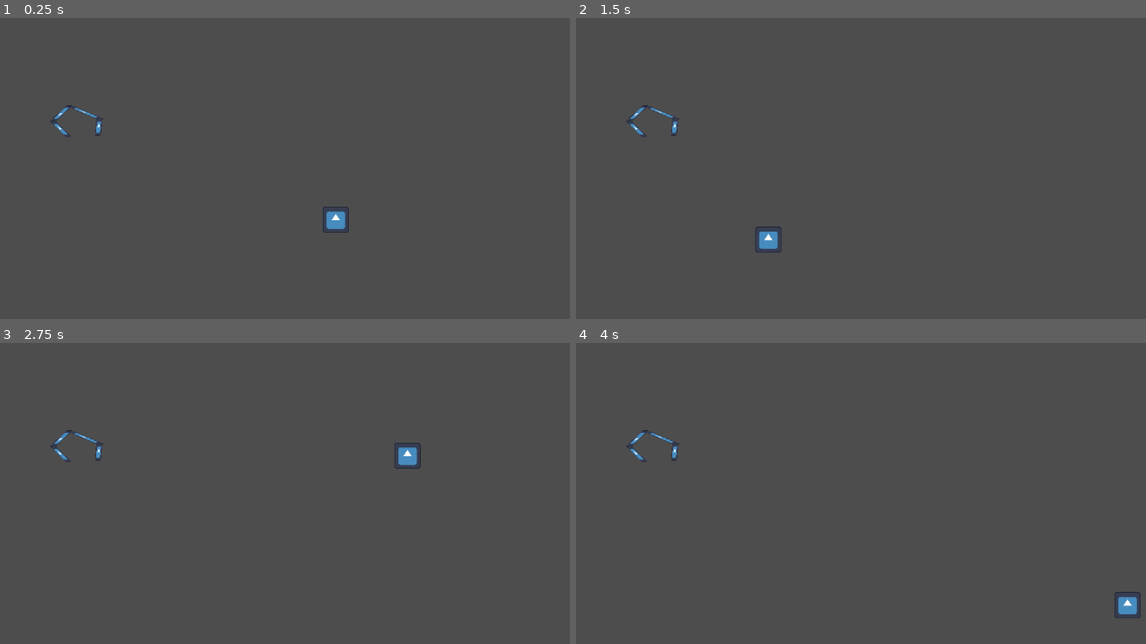
Above: before the commit, frames 1-4 (two rows, left to right).
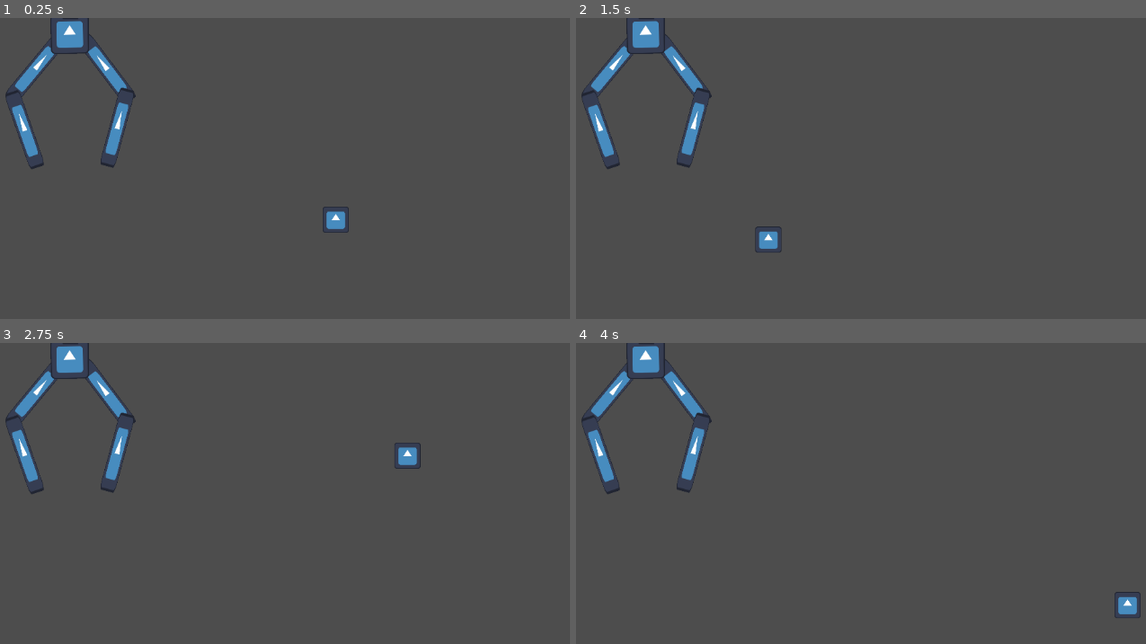
Above: after the commit, the same moments.

Repository: blueegreen/StuartEd
Game: Godot game, scene res://Scenes/claw.tscn
Two runs of this game, one before a commit and one after it. Both use one fixed random seed, a clock stepped at 60 frames per second and the inputs below. This scene is started directly instead of the project's main scene. The engine's default icon, where the game draws it, is replaced by a stand-in: a white triangle on a blue panel in a dark square.
Inputs (mouse positions are in pixels of both pictures, inside the frame that each line leads up to):
- Up to frame 1 (0.25 s): no input
- Up to frame 2 (1.5 s): tap Enter at 0.5 s; move the mouse to (1071, 198) at 0.52 s; press the mouse at (1071, 198) at 0.53 s; hold D (right) from 0.53 s (still down); tap W (up) at 0.77 s; tap Space at 1.25 s; move the mouse to (769, 240) at 1.27 s; release the mouse at (769, 240) at 1.28 s; click (769, 240) at 1.35 s
- Up to frame 3 (2.75 s): tap W (up) at 1.52 s; tap Enter at 2 s; move the mouse to (410, 457) at 2.02 s; release D (right) at 2.03 s; press the mouse at (410, 457) at 2.03 s; hold A (left) from 2.03 s (still down)
- Up to frame 4 (4 s): tap Space at 2.75 s; move the mouse to (878, 625) at 2.77 s; release A (left) at 2.78 s; release the mouse at (878, 625) at 2.78 s; hold D (right) from 2.78 s (still down); click (878, 625) at 2.85 s; tap W (up) at 3.02, 3.77 s; tap Enter at 3.5 s; move the mouse to (1128, 604) at 3.52 s; press the mouse at (1128, 604) at 3.53 s

The runs differ from the first frame. In frame 1, 2.4% of the frame differs, in the area x 0-24%, y 0-51%; in frame 2, 2.4%; in frame 3, 2.4%; in frame 4, 2.4%.

Commit message:
@blueegreen mere se rigging nhi hoo rah aap bata do kaise karte hai
claw script

Diff:
--- a/Scenes/claw.tscn
+++ b/Scenes/claw.tscn
@@ -4,13 +4,12 @@
 [ext_resource type="Texture2D" uid="uid://c3gc4migyyabm" path="res://icon.svg" id="2_8412e"]
 
 [sub_resource type="SkeletonModification2DTwoBoneIK" id="SkeletonModification2DTwoBoneIK_8412e"]
-target_nodepath = NodePath("Arm/Forearm/Hand")
-joint_one_bone_idx = 1
-joint_one_bone2d_node = NodePath("Arm/Forearm")
-joint_two_bone_idx = 0
-joint_two_bone2d_node = NodePath("Arm")
+target_nodepath = NodePath("../IKTarget")
+joint_one_bone_idx = 2
+joint_two_bone_idx = 1
 
 [sub_resource type="SkeletonModificationStack2D" id="SkeletonModificationStack2D_p07vi"]
+enabled = true
 modification_count = 1
 modifications/0 = SubResource("SkeletonModification2DTwoBoneIK_8412e")
 
@@ -22,46 +21,55 @@
 rotation = -0.005460195
 modification_stack = SubResource("SkeletonModificationStack2D_p07vi")
 
-[node name="Arm" type="Bone2D" parent="ClawSkeleton"]
-position = Vector2(1.9999695, 19.000008)
-rotation = 3.1399715
-scale = Vector2(3.657428, 1)
+[node name="IKTarget" type="Node2D" parent="."]
+position = Vector2(166, 356)
 
-[node name="Forearm" type="Bone2D" parent="ClawSkeleton/Arm"]
-position = Vector2(16.132862, -2.9043427)
-rotation = 1.5549808
-scale = Vector2(3.6517808, 0.27900258)
-skew = -0.19268835
+[node name="Polygon2D" type="Polygon2D" parent="."]
 
-[node name="Hand" type="Bone2D" parent="ClawSkeleton/Arm/Forearm"]
-position = Vector2(-16.697666, -0.62687683)
-rotation = -1.5616604
-scale = Vector2(3.65554, 0.27529678)
-skew = 0.11247313
+[node name="ArmLU" type="Polygon2D" parent="Polygon2D"]
+position = Vector2(126, 23)
+rotation = 0.6915519
+scale = Vector2(0.19774336, 1.0006245)
+texture = ExtResource("2_8412e")
+polygon = PackedVector2Array(128, 128, 0, 128, 0, 0, 127.999985, 0)
+uv = PackedVector2Array(128, 128, 0, 128, 0, 0, 127.999985, 0)
 
-[node name="Sprite2D" type="Sprite2D" parent="ClawSkeleton/Arm/Forearm/Hand"]
-position = Vector2(4.458488, -11.579935)
-rotation = 0.2958468
-scale = Vector2(-0.020540928, 0.21344055)
+[node name="ArmLD" type="Polygon2D" parent="Polygon2D"]
+position = Vector2(44, 123)
+rotation = -0.33345264
+scale = Vector2(0.19774336, 1.0006245)
 texture = ExtResource("2_8412e")
+polygon = PackedVector2Array(128, 128, 0, 128, 0, 0, 127.999985, 0)
+uv = PackedVector2Array(128, 128, 0, 128, 0, 0, 127.999985, 0)
 
-[node name="Sprite2D2" type="Sprite2D" parent="ClawSkeleton/Arm/Forearm/Hand"]
-position = Vector2(4.909536, -36.54548)
-rotation = 2.8933873
-scale = Vector2(-0.020540928, 0.21344055)
+[node name="ArmRU" type="Polygon2D" parent="Polygon2D"]
+position = Vector2(160, 38.000023)
+rotation = -0.64671767
+scale = Vector2(0.19774334, 1.0006245)
 texture = ExtResource("2_8412e")
+polygon = PackedVector2Array(128, 128, 0, 128, 0, 0, 127.999985, 0)
+uv = PackedVector2Array(128, 128, 0, 128, 0, 0, 127.999985, 0)
 
-[node name="Sprite2D3" type="Sprite2D" parent="ClawSkeleton/Arm/Forearm/Hand"]
-position = Vector2(-6.165306, -11.461093)
-rotation = 2.6077611
-scale = Vector2(-0.020540928, 0.21344055)
+[node name="ArmRD" type="Polygon2D" parent="Polygon2D"]
+position = Vector2(230.00002, 110.99999)
+rotation = 0.26272357
+scale = Vector2(0.19774334, 1.0006244)
 texture = ExtResource("2_8412e")
+polygon = PackedVector2Array(128, 128, 0, 128, 0, 0, 127.999985, 0)
+uv = PackedVector2Array(128, 128, 0, 128, 0, 0, 127.999985, 0)
 
-[node name="Sprite2D4" type="Sprite2D" parent="ClawSkeleton/Arm/Forearm/Hand"]
-position = Vector2(-11.784538, -35.13253)
-rotation = 3.175742
-scale = Vector2(-0.020540928, 0.21344055)
+[node name="Hinge" type="Polygon2D" parent="Polygon2D"]
+position = Vector2(117.99999, -6.000001)
+rotation = -0.015552014
+scale = Vector2(0.48126745, 0.50124085)
 texture = ExtResource("2_8412e")
+polygon = PackedVector2Array(128, 128, 0, 128, 0, 0, 127.999985, 0)
+uv = PackedVector2Array(128, 128, 0, 128, 0, 0, 127.999985, 0)
 
-[node name="IKTarget" type="Node2D" parent="."]
-position = Vector2(165, 180)
+[node name="Arm" type="Polygon2D" parent="Polygon2D"]
+position = Vector2(130.99998, -267.00003)
+rotation = -0.015552014
+scale = Vector2(0.23931712, 2.1029937)
+texture = ExtResource("2_8412e")
+polygon = PackedVector2Array(128, 128, 0, 128, 0, 0, 127.999985, 0)
+uv = PackedVector2Array(128, 128, 0, 128, 0, 0, 127.999985, 0)
